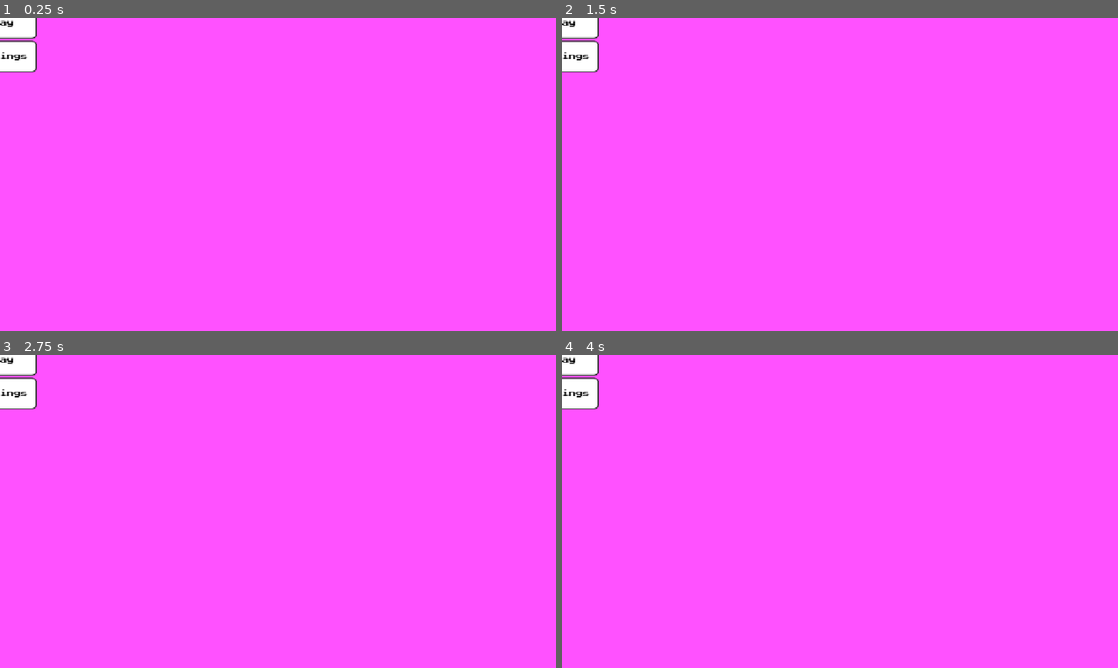
Above: before the commit, frames 1-4 (two rows, left to right).
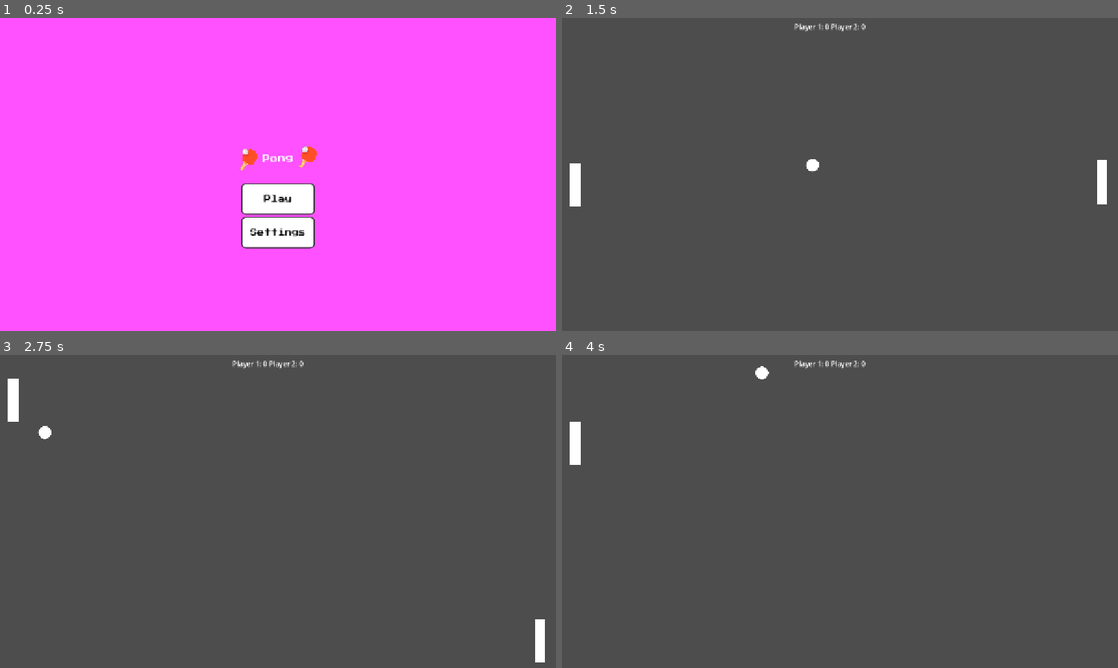
Above: after the commit, the same moments.

Repository: zamijahtomp/Pong-2D
Game: Godot game, scene res://pong_game.tscn
Same seed, same stepped clock (60 frames per second), same inputs: the game is played once before the commit and once after it.
Inputs (mouse positions are in pixels of both pictures, inside the frame that each line leads up to):
- Up to frame 1 (0.25 s): no input
- Up to frame 2 (1.5 s): click (840, 199) at 0.5 s, where only the run after the commit has a clickable "Play"; click (1084, 309) at 1.25 s, where only the run after the commit has a clickable "Two Player"
- Up to frame 3 (2.75 s): hold W (up1) from 2.03 s (still down); hold Down (down2) from 2.03 s (still down)
- Up to frame 4 (4 s): release W (up1) at 2.78 s; release Down (down2) at 2.78 s; hold S (down1) 2.78-3.53 s; tap Up (up2) at 2.85 s; hold W (up1) from 3.53 s (still down); hold Down (down2) from 3.53 s (still down)

The runs differ from the first frame. In frame 1, 4.1% of the frame differs, in the area x 0-57%, y 0-74%; in frame 2, 100%, in the area x 0-100%, y 0-100%; in frame 3, 100%; in frame 4, 100%.

Commit message:
Update game files and site

Diff:
--- a/scenes/MainMenu.tscn
+++ b/scenes/MainMenu.tscn
@@ -42,7 +42,7 @@
 tracks/0/type = "value"
 tracks/0/imported = false
 tracks/0/enabled = true
-tracks/0/path = NodePath(".:rotation")
+tracks/0/path = NodePath("TitleContainer:rotation")
 tracks/0/interp = 1
 tracks/0/loop_wrap = true
 tracks/0/keys = {
@@ -51,21 +51,46 @@
 "update": 0,
 "values": [0.0]
 }
+tracks/1/type = "value"
+tracks/1/imported = false
+tracks/1/enabled = true
+tracks/1/path = NodePath("TitleContainer:scale")
+tracks/1/interp = 1
+tracks/1/loop_wrap = true
+tracks/1/keys = {
+"times": PackedFloat32Array(0),
+"transitions": PackedFloat32Array(1),
+"update": 0,
+"values": [Vector2(1, 1)]
+}
 
 [sub_resource type="Animation" id="Animation_ow34m"]
 resource_name = "rotate"
-length = 2.0
+length = 4.0
+loop_mode = 1
 tracks/0/type = "value"
 tracks/0/imported = false
 tracks/0/enabled = true
-tracks/0/path = NodePath(".:rotation")
+tracks/0/path = NodePath("TitleContainer:rotation")
 tracks/0/interp = 1
 tracks/0/loop_wrap = true
 tracks/0/keys = {
-"times": PackedFloat32Array(0, 1, 1.9333333),
-"transitions": PackedFloat32Array(1, 1, 1),
+"times": PackedFloat32Array(0, 1, 2, 3, 4),
+"transitions": PackedFloat32Array(1, 1, 1, 1, 1),
 "update": 0,
-"values": [0.0, 0.0, 0.0]
+"values": [0.0, -0.17453292519943295, 0.0, 0.17453292519943295, 0.0]
+}
+tracks/1/type = "value"
+tracks/1/imported = false
+tracks/1/enabled = true
+tracks/1/path = NodePath("TitleContainer:scale")
+tracks/1/interp = 1
+tracks/1/loop_wrap = true
+tracks/1/keys = {
+"times": PackedFloat32Array(0, 1, 2, 3, 4),
+"transitions": PackedFloat32Array(1, 1, 1, 1, 1),
+"update": 0,
+"values": [Vector2(1, 1), Vector2(1.5, 1.5), Vector2(1, 1), Vector2(1.5, 1.5), Vector2(1, 1)]
 }
 
 [sub_resource type="AnimationLibrary" id="AnimationLibrary_l72w3"]
@@ -86,10 +111,11 @@
 
 [node name="TitleContainer" type="Control" parent="." unique_id=1945523690]
 anchors_preset = 0
-offset_left = -85.0
-offset_top = -75.0
-offset_right = 85.0
-offset_bottom = -28.0
+offset_left = 555.0
+offset_top = 300.0
+offset_right = 725.0
+offset_bottom = 400.0
+pivot_offset = Vector2(85, 25)
 size_flags_vertical = 3
 
 [node name="TextureRect2" type="TextureRect" parent="TitleContainer" unique_id=1046251398]
@@ -121,10 +147,10 @@
 
 [node name="VBoxContainer" type="VBoxContainer" parent="." unique_id=451054887]
 layout_mode = 0
-offset_left = -85.0
-offset_top = -25.0
-offset_right = 85.0
-offset_bottom = 125.0
+offset_left = 555.0
+offset_top = 380.0
+offset_right = 725.0
+offset_bottom = 530.0
 
 [node name="Play" type="Button" parent="VBoxContainer" unique_id=1460127540]
 layout_mode = 2
@@ -137,6 +163,5 @@
 size_flags_vertical = 3
 text = "Settings"
 
-[node name="AnimationPlayer" type="AnimationPlayer" parent="." unique_id=1983549815]
-root_node = NodePath("../TitleContainer")
+[node name="AnimationPlayer" type="AnimationPlayer" parent="." unique_id=1308155251]
 libraries/ = SubResource("AnimationLibrary_l72w3")
--- a/scenes/Modes.tscn
+++ b/scenes/Modes.tscn
@@ -11,23 +11,32 @@
 grow_vertical = 2
 script = ExtResource("1_cgwhc")
 
+[node name="RichTextLabel" type="RichTextLabel" parent="." unique_id=41558093]
+layout_mode = 0
+offset_left = 555.0
+offset_top = 300.0
+offset_right = 725.0
+offset_bottom = 350.0
+text = "Select a Mode:"
+fit_content = true
+horizontal_alignment = 1
+vertical_alignment = 1
+
 [node name="VBoxContainer" type="VBoxContainer" parent="." unique_id=451054887]
 layout_mode = 0
-offset_right = 93.0
-offset_bottom = 93.0
-
-[node name="RichTextLabel" type="RichTextLabel" parent="VBoxContainer" unique_id=41558093]
-layout_mode = 2
-text = "Mode:"
-fit_content = true
-horizontal_alignment = 1
+offset_left = 555.0
+offset_top = 360.0
+offset_right = 725.0
+offset_bottom = 468.0
 
 [node name="2Player" type="Button" parent="VBoxContainer" unique_id=1460127540]
 layout_mode = 2
+size_flags_vertical = 3
 text = "Two Player"
 
 [node name="CPU" type="Button" parent="VBoxContainer" unique_id=1038855898]
 layout_mode = 2
+size_flags_vertical = 3
 text = "CPU"
 
 [node name="Back" type="Button" parent="VBoxContainer" unique_id=1524003693]
--- a/scripts/main-menu.gd
+++ b/scripts/main-menu.gd
@@ -4,10 +4,12 @@
 #@onready var endless_btn = $VBoxContainer/EndlessButton
 #@onready var coop_btn = $VBoxContainer/TwoPlayerButton
 @onready var settings_btn = $VBoxContainer/Settings
-#
+@onready var animation_player : AnimationPlayer = $AnimationPlayer
+
 func _ready() -> void:
 	## Connect the buttons to their respective functions when clicked
 	play.pressed.connect(GlobalManager._on_play_pressed)
+	animation_player.play("rotate")
 	##endless_btn.pressed.connect(_on_endless_pressed)
 	##coop_btn.pressed.connect(_on_twoplayer_pressed)
 	#settings_btn.pressed.connect(_on_settings_pressed)
Not shown, changed: .gitignore
Not shown, changed: index.html
Not shown, changed: index.pck
